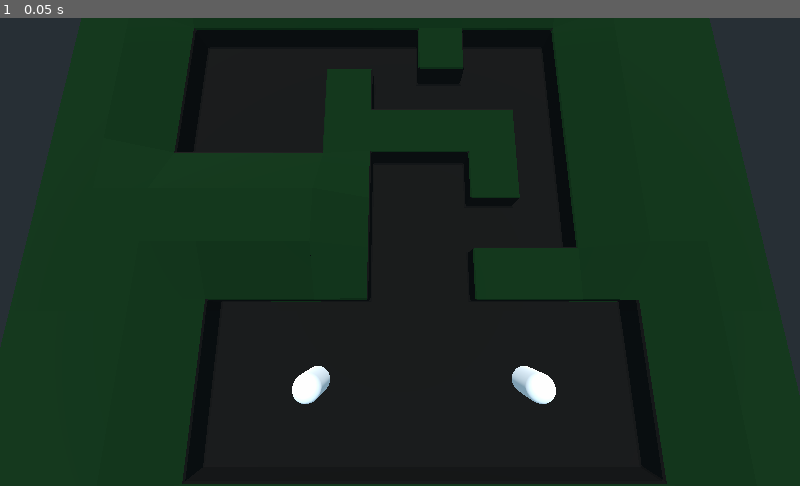
Above: before the commit, frame 1.
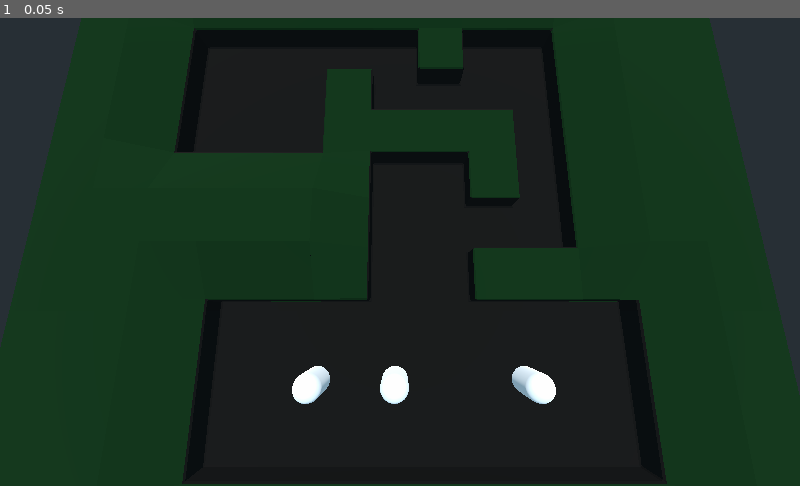
Above: after the commit, the same moment.

Repository: rubenMiller/rwu-spieleentwicklung-project
Game: Godot game, scene res://levels/pathfinding.tscn
Same seed, same stepped clock (60 frames per second), same inputs: the game is played once before the commit and once after it.
Inputs:
- Up to frame 1 (0.05 s): no input

The runs differ from the first frame. In frame 1, 0.2% of the frame differs, in the area x 47-52%, y 74-83%.

Commit message:
win_tile updated

Diff:
--- a/godot-files/levels/pathfinding.tscn
+++ b/godot-files/levels/pathfinding.tscn
@@ -29,6 +29,11 @@
 
 [node name="Troop" parent="Troops" instance=ExtResource( 1 )]
 transform = Transform( -1, 0, -8.74228e-08, 0, 1, 0, 8.74228e-08, 0, -1, 8, 3, -14 )
+im = NodePath("../../Draw")
+camera = NodePath("../../Camera")
+
+[node name="Troop3" parent="Troops" instance=ExtResource( 1 )]
+transform = Transform( -1, 0, -8.74228e-08, 0, 1, 0, 8.74228e-08, 0, -1, 2, 3, -14 )
 im = NodePath("../../Draw")
 camera = NodePath("../../Camera")
 
